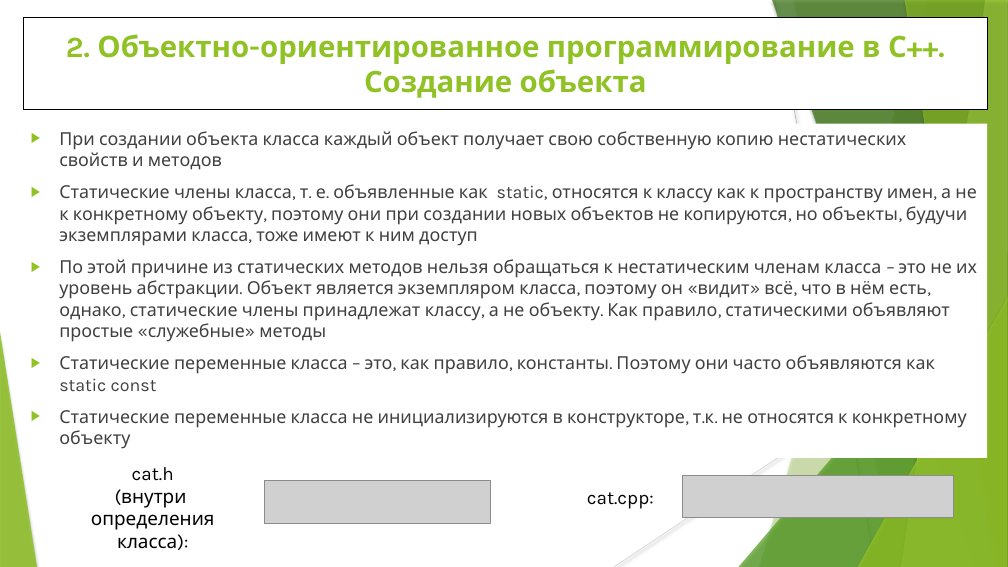
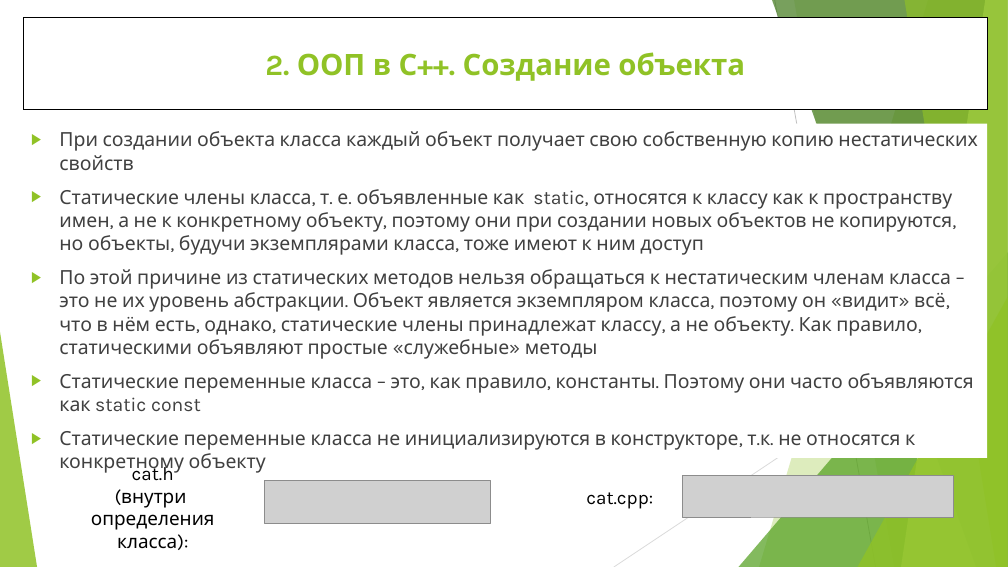
Before and after one commit to WhiteCatStudies/lectures, a slide deck: slide 24 of pt1/lectures/lecture1/lecture1.pptx (slide 23 before the commit). Drawn at 1008x567 pixels with LibreOffice and Linux fonts; fonts in the diff are those of the drawing; grey boxes stand for pictures. Boxes give left, top, right and bottom in pixels: in the first picture for what was removed or moved away, otherwise in the second. Text is boxed around its words. In the diff, an @@ line names an element or a change of style, - is before the commit and + after.

```diff
--- a/pt1/lectures/lecture1/lecture1.pptx
+++ b/pt1/lectures/lecture1/lecture1.pptx
@@ title "2. ООП в С++. Создание ..." at (23, 17, 988, 110): rectangle to title @@
@@ line (775, 0) - (876, 567): stroke #BFBFBF 0.74 pt to #BFBFBF 0.75 pt @@
@@ freeform shape at (794, 0, 1008, 567): shadow off; outline redrawn @@
@@ title at (265, 52, 745, 81): text changed @@
-2. Объектно-ориентированное программирование в С++. Создание объекта
+2. ООП в С++. Создание объекта
@@ text "При создании объекта класса каждый ...": place and size @@
-text "При создании объекта класса каждый ..." at (59, 131, 977, 449)
+text "При создании объекта класса каждый ..." at (23, 124, 988, 458)
@@ text at (59, 131, 978, 170): text changed; size 17 to 18.5 pt @@
-▶ При создании объекта класса каждый объект получает свою собственную копию нестатических свойств и методов
+▶ При создании объекта класса каждый объект получает свою собственную копию нестатических свойств
@@ text at (59, 189, 974, 473): size 17 to 18.5 pt in "Статические члены класса, т. е. объявленные как ...", "По этой причине из статических методов нельзя ...", "Статические переменные класса – это, как правило, ...", "Статические переменные класса не инициализируются в конструк ..."; indent changed @@
@@ line (1008, 305) - (614, 567): stroke #D9D9D9 0.74 pt to #D9D9D9 0.75 pt @@
@@ shadow off in 7 elements at (759, 0, 1008, 567), (739, 252, 1008, 567), (772, 0, 1008, 567), (901, 0, 1008, 567), (904, 0, 1008, 567), (858, 297, 1008, 567), (0, 332, 37, 567) @@
@@ text "cat.h" rewrapped from (91, 467, 215, 549) to (91, 463, 215, 549) @@
```
Also in this commit, not shown: 29 other slides changed, 1 slide added.
